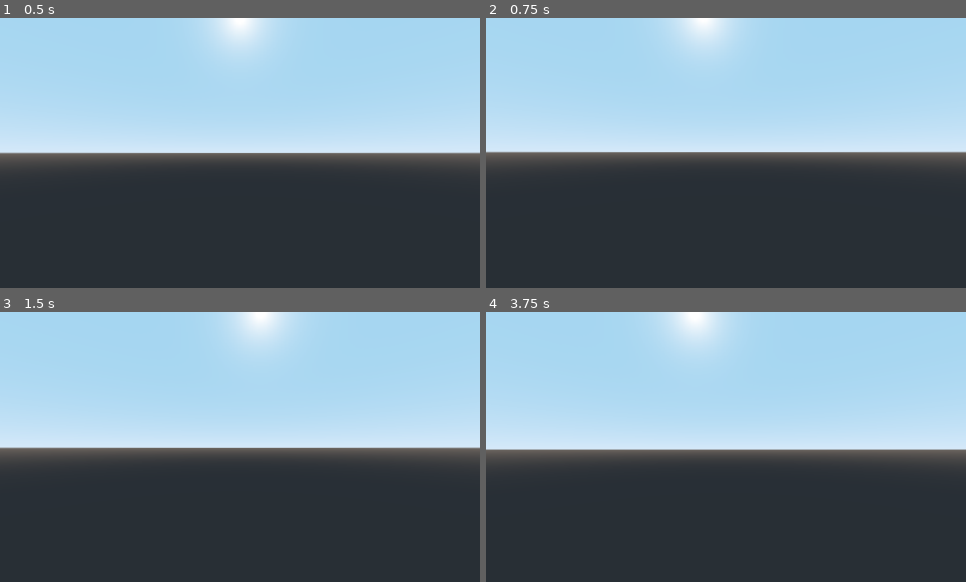
Above: before the commit, frames 1-4 (two rows, left to right).
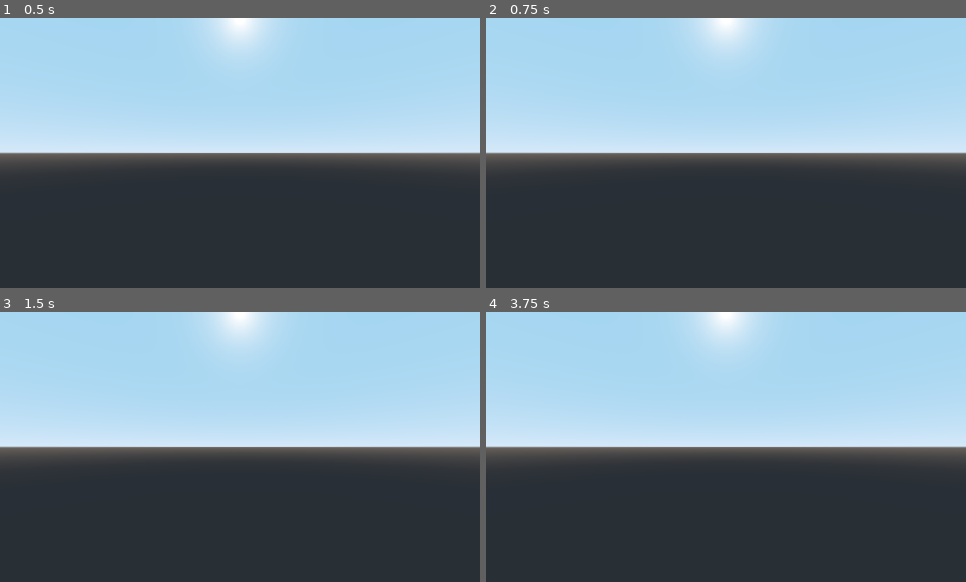
Above: after the commit, the same moments.

Repository: illegalinstruction/lsdjam23_entry_001
Game: Godot game, scene res://scenes/gameplay/player/player_root.tscn
Same seed, same stepped clock (60 frames per second), same inputs: the game is played once before the commit and once after it. This scene is started directly instead of the project's main scene.
Inputs (mouse positions are in pixels of both pictures, inside the frame that each line leads up to):
- Up to frame 1 (0.5 s): no input
- Up to frame 2 (0.75 s): tap Enter at 0.5 s; move the mouse to (750, 153) at 0.52 s; hold W (GAMEPLAY_FWD, bound only after the commit) from 0.53 s (still down); hold S (GAMEPLAY_BKWD, bound only after the commit) from 0.53 s (still down)
- Up to frame 3 (1.5 s): keep holding W (GAMEPLAY_FWD, bound only after the commit); tap Space (GAMEPLAY_JUMP, bound only after the commit) at 0.77, 1.07, 1.25 s; tap A (GAMEPLAY_L, bound only after the commit) at 0.8, 1.35 s; move the mouse to (216, 447) at 1.27 s; release S (GAMEPLAY_BKWD, bound only after the commit) at 1.28 s
- Up to frame 4 (3.75 s): keep holding W (GAMEPLAY_FWD, bound only after the commit); tap Space (GAMEPLAY_JUMP, bound only after the commit) at 1.52, 1.82, 2.3, 2.75, 2.85, 3.02, 3.32 s; tap D (GAMEPLAY_R, bound only after the commit) at 1.55 s; tap Enter at 2, 3.5 s; move the mouse to (735, 441) at 2.02 s; hold D (GAMEPLAY_R, bound only after the commit) 2.03-2.78 s; move the mouse to (721, 452) at 2.77 s; tap S (GAMEPLAY_BKWD, bound only after the commit) at 3.05 s; move the mouse to (764, 449) at 3.52 s; hold S (GAMEPLAY_BKWD, bound only after the commit) from 3.53 s (still down)

Frame 1 is identical in both runs. In frame 2, 1.3% of the frame differs, in the area x 0-100%, y 0-51%; in frame 3, 1.3%; in frame 4, 2.6%, in the area x 0-100%, y 0-52%.
Error before the commit: Invalid get index 'rotation' (on base: 'null instance'). (res://scenes/gameplay/player/player_root.gd:40)

Commit message:
Add joystick input to player controller. Fixes #5.
Note that movement speed is still subject to tweaking and the footstep sounds are not being played yet.

Diff:
--- a/godot/GLOBALS.gd
+++ b/godot/GLOBALS.gd
@@ -38,6 +38,8 @@
 const TICKS_PER_SEC         : float = 48.0;
 const MAX_VOLUME            : int   = 8;
 const BGM_FADE_PER_TICK     : float = 0.933;
+const MAX_MOUSE_SENSITIVITY : int   = 15;
+const STICK_DEAD_ZONE       : float = 0.35;
 
 #file paths
 const DATA_BASE     : String = "user://below_data";
@@ -48,16 +50,16 @@
 const GRAVITY_ACCEL                 : float = 9.8 / TICKS_PER_SEC;
 const COEFF_OF_FRICTION             : float = 0.9975;
 const WALK_SPEED_ACCEL              : float = 1.6;
-const MAX_WALK_SPEED                : float = 450.0 / TICKS_PER_SEC;
-const MAX_RUN_SPEED                 : float = 850.0 / TICKS_PER_SEC;
+const MAX_WALK_SPEED                : float = 650.0 / TICKS_PER_SEC;
 const JUMP_INITIAL_VERT_SPEED       : float = 4.5;
-const JUMP_HORZ_REDUCTION_FACTOR    : float = 0.29;
+const JUMP_HORZ_REDUCTION_FACTOR    : float = 0.19;
 
 #--- VARS ----------------------------------------------------------------------
 # configuration
 var sfx_vol             : int   = 3;
 var music_vol           : int   = 3;
 var use_joystick        : bool  = true;
+var mouse_sensitivity   : int   = 5; # divided by 1000.0 inside the controller
 
 # BGM management
 var curr_bgm            : int   = 0;
--- a/godot/project.godot
+++ b/godot/project.godot
@@ -35,6 +35,41 @@
 
 common/drop_mouse_on_gui_input_disabled=true
 
+[input]
+
+GAMEPLAY_FWD={
+"deadzone": 0.5,
+"events": [ Object(InputEventKey,"resource_local_to_scene":false,"resource_name":"","device":0,"alt":false,"shift":false,"control":false,"meta":false,"command":false,"pressed":false,"scancode":87,"physical_scancode":0,"unicode":0,"echo":false,"script":null)
+ ]
+}
+GAMEPLAY_BKWD={
+"deadzone": 0.5,
+"events": [ Object(InputEventKey,"resource_local_to_scene":false,"resource_name":"","device":0,"alt":false,"shift":false,"control":false,"meta":false,"command":false,"pressed":false,"scancode":83,"physical_scancode":0,"unicode":0,"echo":false,"script":null)
+ ]
+}
+GAMEPLAY_L={
+"deadzone": 0.5,
+"events": [ Object(InputEventKey,"resource_local_to_scene":false,"resource_name":"","device":0,"alt":false,"shift":false,"control":false,"meta":false,"command":false,"pressed":false,"scancode":65,"physical_scancode":0,"unicode":0,"echo":false,"script":null)
+ ]
+}
+GAMEPLAY_R={
+"deadzone": 0.5,
+"events": [ Object(InputEventKey,"resource_local_to_scene":false,"resource_name":"","device":0,"alt":false,"shift":false,"control":false,"meta":false,"command":false,"pressed":false,"scancode":68,"physical_scancode":0,"unicode":0,"echo":false,"script":null)
+ ]
+}
+GAMEPLAY_USE={
+"deadzone": 0.5,
+"events": [ Object(InputEventKey,"resource_local_to_scene":false,"resource_name":"","device":0,"alt":false,"shift":false,"control":false,"meta":false,"command":false,"pressed":false,"scancode":69,"physical_scancode":0,"unicode":0,"echo":false,"script":null)
+, Object(InputEventJoypadButton,"resource_local_to_scene":false,"resource_name":"","device":0,"button_index":1,"pressure":0.0,"pressed":false,"script":null)
+ ]
+}
+GAMEPLAY_JUMP={
+"deadzone": 0.5,
+"events": [ Object(InputEventKey,"resource_local_to_scene":false,"resource_name":"","device":0,"alt":false,"shift":false,"control":false,"meta":false,"command":false,"pressed":false,"scancode":32,"physical_scancode":0,"unicode":0,"echo":false,"script":null)
+, Object(InputEventJoypadButton,"resource_local_to_scene":false,"resource_name":"","device":0,"button_index":0,"pressure":0.0,"pressed":false,"script":null)
+ ]
+}
+
 [physics]
 
 common/physics_fps=48
--- a/godot/scenes/gameplay/player/player_root.gd
+++ b/godot/scenes/gameplay/player/player_root.gd
@@ -2,18 +2,19 @@
 
 #---CONSTANTS-------------------------------------------------------------------
 
-const MAX_LOOK_UP_DOWN = 75.0;
+const MAX_LOOK_UP_DOWN  : float = 75.0;
+const MAX_JUMP_TIMER    : int   = 4;
 
 #---VARIABLES-------------------------------------------------------------------
 
 # player movement
-var y_angle : float         = 0.0;
 var horz_velocity : Vector2 = Vector2.ZERO;
 var vert_velocity : float   = 0.0;
 var max_speed : float;
 
 # input handling
-var mouse_sensitivity : float = 0.0045;
+var mouse_sensitivity : float = 0.0;
+var jump_button_timer : int = 0; # used to manage jump 'aftertouch'
 
 #sound handling
 var footstep_timer : int;
@@ -26,25 +27,123 @@
 
 func _ready():
     Input.mouse_mode = Input.MOUSE_MODE_CAPTURED;
+    mouse_sensitivity = float(GLOBALS.mouse_sensitivity) / 1000.0;
+    set_process(true);
     return;
 
 #----------------------------------------------------------------------
+# note: ONLY mouselook is handled here - actuall movement
+# happens in _process()
 
 func _input(event):
+    if (GLOBALS.use_joystick):
+        return;
+
     if (event is InputEventMouseMotion):
         if ($spatl_yrotator != null):
             $spatl_yrotator.rotate_y(event.relative.x * -mouse_sensitivity);
-            y_angle = $spatl_yrotator.rotation.y;
+
         if ($spatl_yrotator/spatl_xrotator != null):
             $spatl_yrotator/spatl_xrotator.rotate_x(event.relative.y * mouse_sensitivity);
-            $spatl_yrotator/spatl_xrotator.rotation.x = clamp($spatl_y_rotator/spatl_xrotator.rotation.x,
+
+            # don't let player look too far up or down
+            $spatl_yrotator/spatl_xrotator.rotation.x = clamp($spatl_yrotator/spatl_xrotator.rotation.x,
                                                             deg2rad(-MAX_LOOK_UP_DOWN),
                                                             deg2rad(MAX_LOOK_UP_DOWN)
                                                         );
 
-    if (event is InputEventMouseButton):
-        Input.mouse_mode = Input.MOUSE_MODE_CAPTURED;
-        OS.window_fullscreen = true;
     return;
 
 #----------------------------------------------------------------------
+# movement and playing the footstep sound happens here
+
+func _process(_ignore):
+    var horz_movement_tmp   : Vector2 = Vector2.ZERO;
+    var on_floor            : bool = is_on_floor();
+
+    #---------------------------------
+    # movement and looking: joystick
+    if (GLOBALS.use_joystick):
+        # left analogue ----------------
+        var joy_tmp : Vector2 = Vector2(Input.get_joy_axis(0, JOY_ANALOG_LX),
+                                        Input.get_joy_axis(0, JOY_ANALOG_LY)
+                                );
+
+        # is this user-commanded input or 360 stick drift?
+        if (joy_tmp.length() > GLOBALS.STICK_DEAD_ZONE):
+            # yep - valid, prepare to move based on it
+            horz_movement_tmp = joy_tmp;
+
+        # right analogue ---------------
+        joy_tmp = Vector2(Input.get_joy_axis(0, JOY_ANALOG_RX),
+                          Input.get_joy_axis(0, JOY_ANALOG_RY)
+                         );
+
+        # is this user-commanded input or 360 stick drift?
+        if (joy_tmp.length() > GLOBALS.STICK_DEAD_ZONE):
+            # yes, looking & aiming
+            $spatl_yrotator.rotate_y(deg2rad((180.0 * joy_tmp.x) / GLOBALS.TICKS_PER_SEC));
+            $spatl_yrotator/spatl_xrotator.rotate_x(deg2rad((180.0 * joy_tmp.y) / GLOBALS.TICKS_PER_SEC));
+            $spatl_yrotator/spatl_xrotator.rotation.x = clamp($spatl_yrotator/spatl_xrotator.rotation.x,
+                                                            deg2rad(-MAX_LOOK_UP_DOWN),
+                                                            deg2rad(MAX_LOOK_UP_DOWN)
+                                                        );
+    #---------------------------------
+    # movement: keys
+    else:
+        # movement key input
+        if (Input.is_action_pressed("GAMEPLAY_FWD")):
+            horz_movement_tmp.y -= 1.0;
+        if (Input.is_action_pressed("GAMEPLAY_BKWD")):
+            horz_movement_tmp.y += 1.0;
+        if (Input.is_action_pressed("GAMEPLAY_L")):
+            horz_movement_tmp.x -= 1.0;
+        if (Input.is_action_pressed("GAMEPLAY_R")):
+            horz_movement_tmp.x += 1.0;
+
+    #---------------------------------
+    # are we airborne? don't let the player
+    # tweak their jump at full walking speed
+    if (not on_floor):
+        horz_movement_tmp *= GLOBALS.JUMP_HORZ_REDUCTION_FACTOR;
+
+    # account for camera angle
+    horz_movement_tmp = horz_movement_tmp.rotated($spatl_yrotator.rotation.y);
+
+    # actually walk
+    horz_velocity += horz_movement_tmp;
+    horz_velocity = horz_velocity.limit_length(GLOBALS.MAX_WALK_SPEED);
+
+    #--- jumping and falling ---------
+    if (Input.is_action_pressed("GAMEPLAY_JUMP")):
+        if ((on_floor) or ((jump_button_timer > 0) and (jump_button_timer < MAX_JUMP_TIMER))):
+            # propelled upwards
+            # the timer allows for 'aftertouch' on the jump button
+            vert_velocity = GLOBALS.JUMP_INITIAL_VERT_SPEED;
+
+    # combine horz and vert elements, apply 'em
+    var combined_veloc : Vector3 = Vector3(horz_velocity.x, horz_velocity.y, vert_velocity);
+    move_and_slide(combined_veloc, Vector3.UP, true, 4, deg2rad(45), false);
+
+    # whether we're on the ground may have changed - sample it again
+    on_floor = is_on_floor();
+
+    if (not on_floor):
+        # already airborne - don't let the player double jump
+        # or aftertouch after 4 frames have elapsed
+        jump_button_timer += 1;
+    else:
+        jump_button_timer = 0;
+
+        # apply friction
+        horz_velocity = horz_velocity * GLOBALS.COEFF_OF_FRICTION;
+
+        # not actively walking? slow down a little quicker
+        if ((horz_movement_tmp.length() == 0.0) and (on_floor)):
+            horz_velocity = horz_velocity * GLOBALS.COEFF_OF_FRICTION;
+            footstep_timer = 0;
+
+
+    return;
+
+#-------------------------------------------------------------------------------
--- a/godot/scenes/gameplay/player/player_root.tscn
+++ b/godot/scenes/gameplay/player/player_root.tscn
@@ -31,6 +31,4 @@
 
 [node name="asplyr_jump" type="AudioStreamPlayer" parent="."]
 
-[node name="asplyr_hurt1" type="AudioStreamPlayer" parent="."]
-
-[node name="asplyr_hurt2" type="AudioStreamPlayer" parent="."]
+[node name="asplyr_use" type="AudioStreamPlayer" parent="."]
